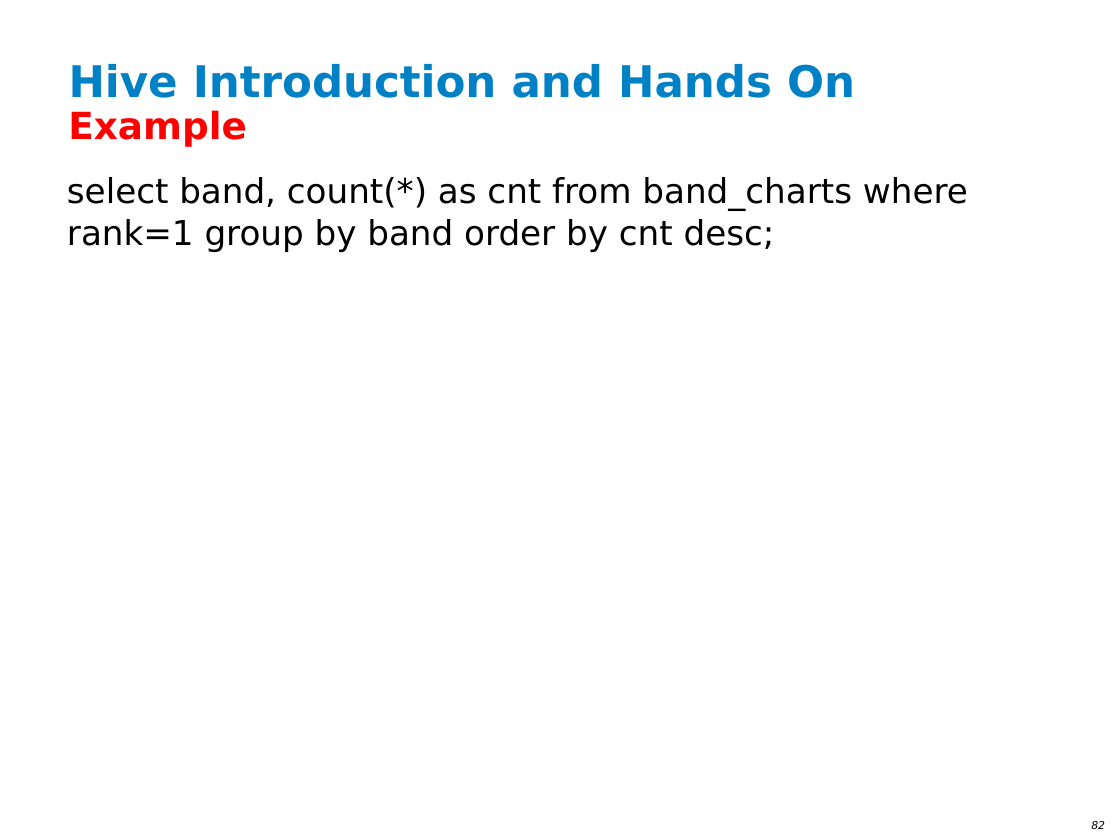
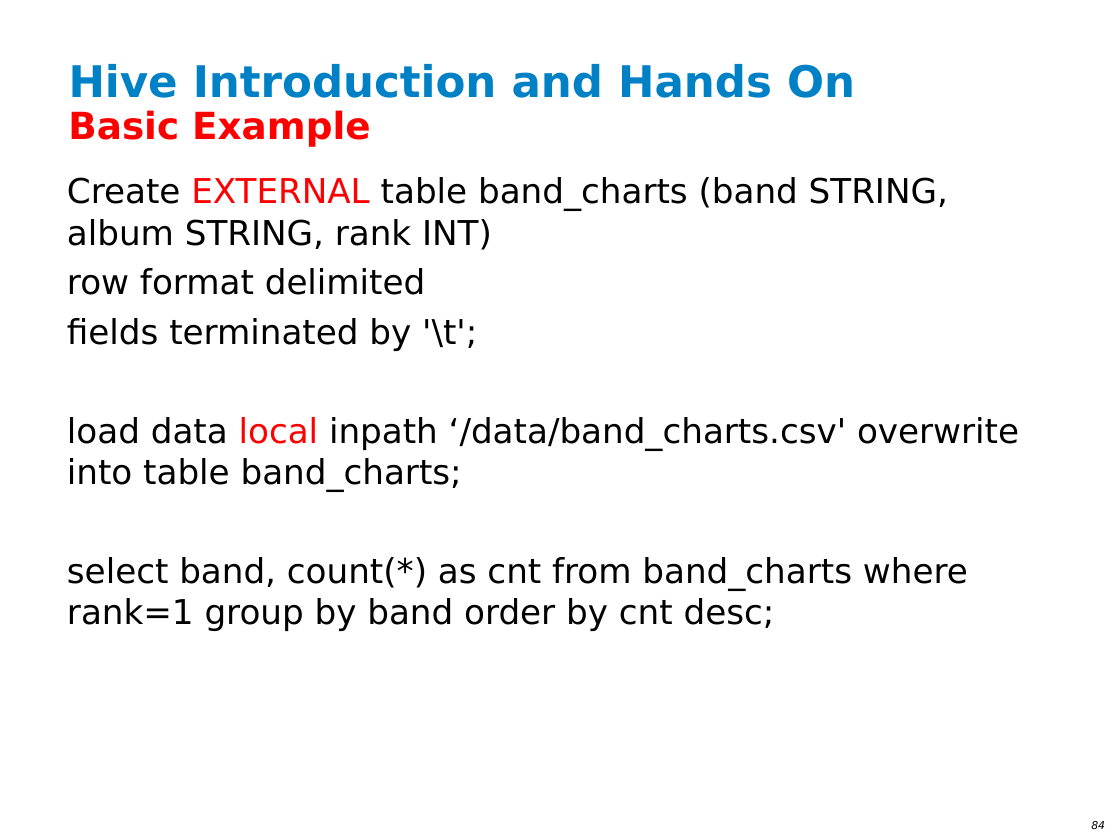
Before and after one commit to ianlin/small-data, a slide deck: slide 84 of training/III_Hadoop_20140607.ppt (slide 82 before the commit). Drawn at 1120x840 pixels with LibreOffice and Linux fonts; fonts in the diff are those of the drawing; background and template pictures are left out. Boxes give left, top, right and bottom in pixels: in the first picture for what was removed or moved away, otherwise in the second. Text is boxed around its words. In the diff, an @@ line names an element or a change of style, - is before the commit and + after.

Commit message:
update slide

```diff
--- a/training/III_Hadoop_20140607.ppt
+++ b/training/III_Hadoop_20140607.ppt
@@ text at (68,110,370,147): text changed @@
-Example
+Basic Example
@@ text at (67,177,1019,492): paragraphs added @@
+Create EXTERNAL table band_charts (band STRING, album STRING, rank INT)
+row format delimited
+fields terminated by '\t';
+load data local inpath ‘/data/band_charts.csv' overwrite into table band_charts;
@@ page number at (1091,821,1105,829): text changed @@
-82
+84
```
Also in this commit, not shown: 3 other slides changed, 2 slides added.
